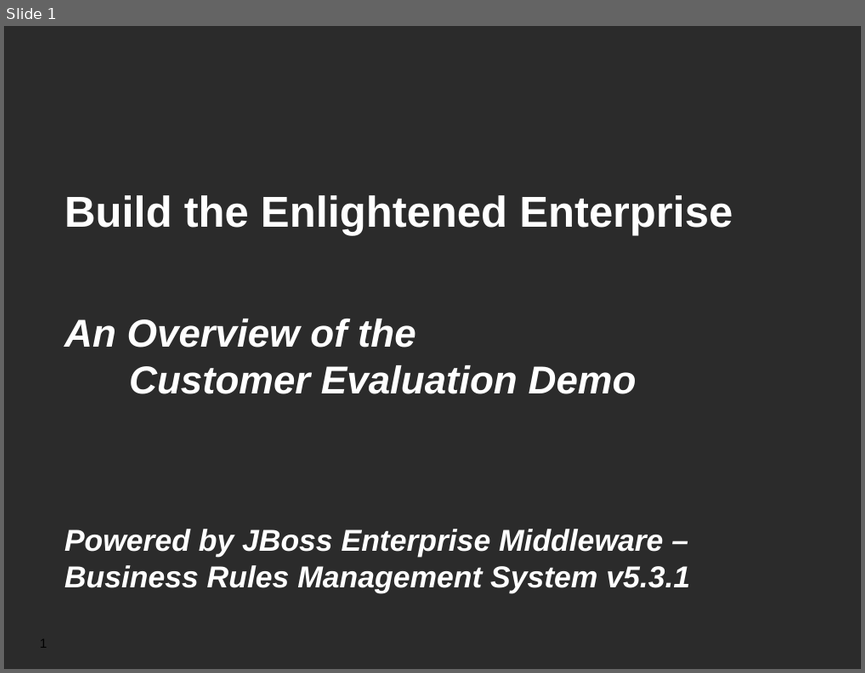
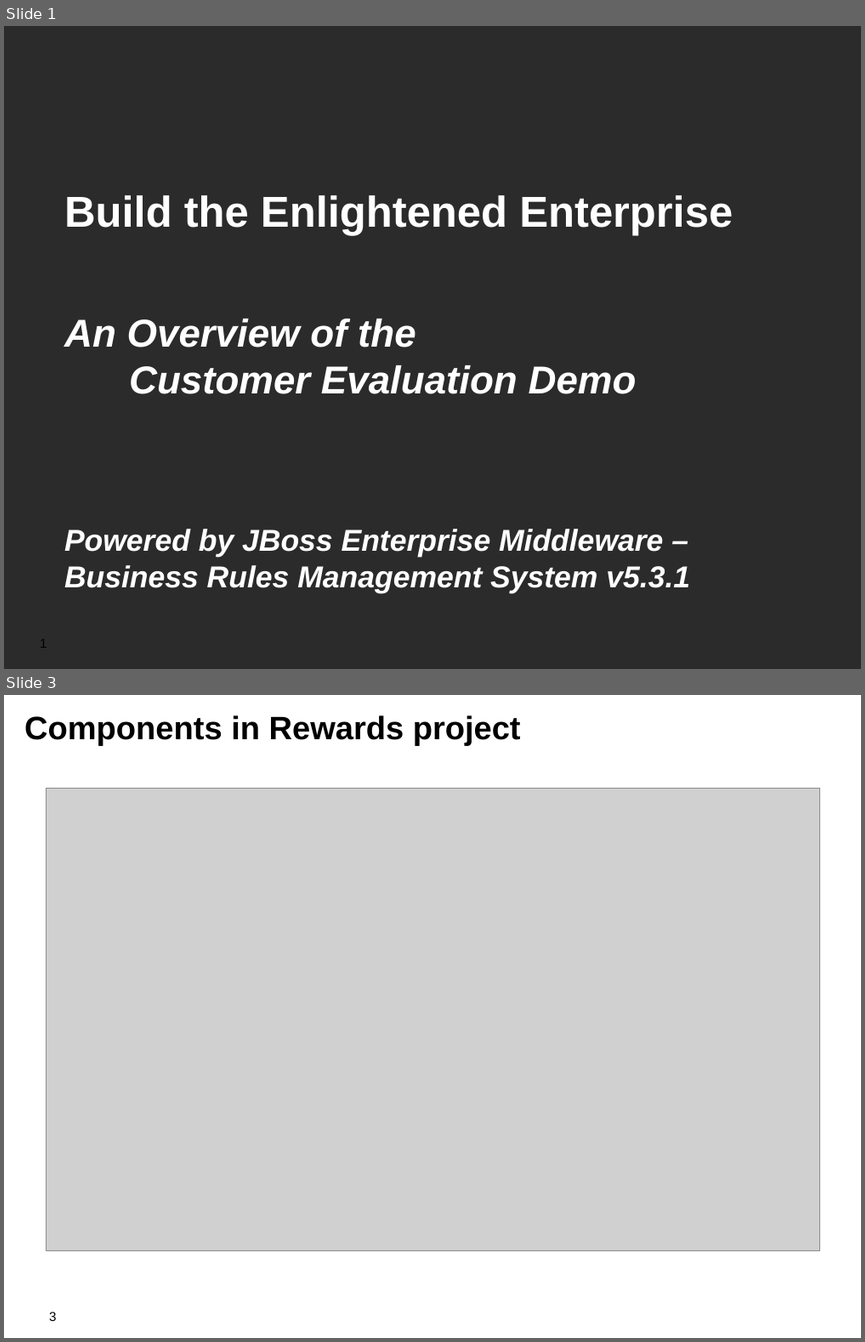
Before and after one commit to jbossdemocentral/bpms-customer-evaluation-demo, a slide deck: docs/Demo Overview.odp. Shown one above the other, each under a label of ours: slide 1 before the commit, slides 1 and 3 after it; the slides between them are not shown. The pictures are 865x673 and 865x1342 pixels, drawn with LibreOffice and Linux fonts; fonts in the diff are those of the drawing; grey boxes stand for pictures; background and template pictures are left out; a plain dark background stands for a picture behind light text. Boxes give left, top, right and bottom in pixels: in the first picture for what was removed or moved away, otherwise in the second. Text is boxed around its words. In the diff, an @@ line names an element or a change of style, - is before the commit and + after.

```diff
--- a/docs/Demo Overview.odp
+++ b/docs/Demo Overview.odp
@@ slide 3 added at (4, 695, 861, 1338), background #FFFFFF @@
@@ title added at (24, 715, 521, 746), 30 pt, text #000000, bold @@
+Components in Rewards project
@@ picture added at (46, 788, 820, 1251) @@
@@ page number added at (49, 1311, 56, 1321), 12 pt, text #000000 @@
+3
```
Also in this commit, not shown: 5 other slides added, 1 slide removed, 1 other file.
